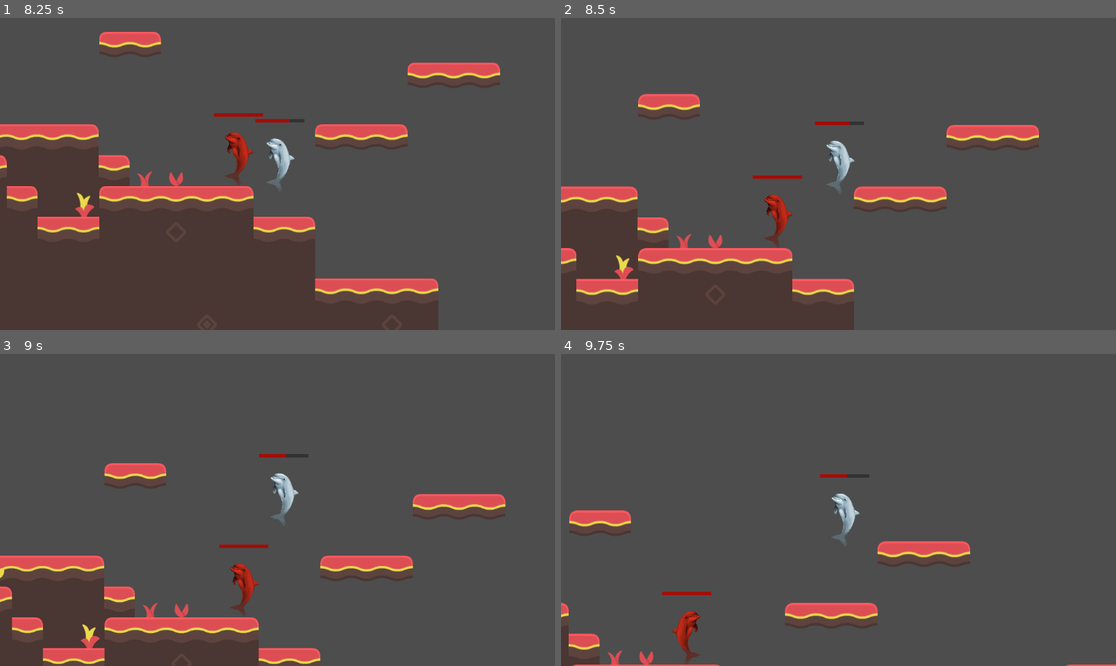
Above: before the commit, frames 1-4 (two rows, left to right).
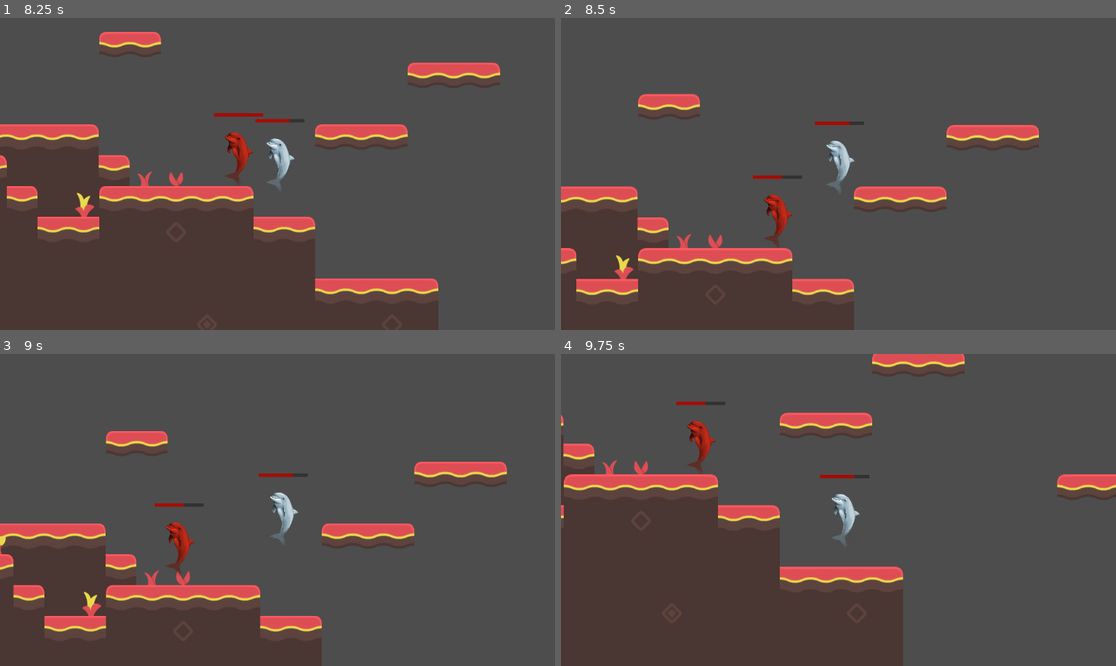
Above: after the commit, the same moments.

Repository: A-vd-E/Eget-spel
Game: Godot game, scene res://scenes/main.tscn
Same seed, same stepped clock (60 frames per second), same inputs: the game is played once before the commit and once after it.
Inputs (mouse positions are in pixels of both pictures, inside the frame that each line leads up to):
- Up to frame 1 (8.25 s): click (22, 58) at 0.52 s; type "12" at 0.6 s; click "Host" at 1.25 s; hold D (right) 2.03-3.53 s; tap X (attack, bound only before the commit) at 2.1, 3.05, 3.6, 4.55, 5.85, 7.35 s; tap Space (jump) at 2.27, 3.02, 4.52, 5.27, 6.02, 7.52 s; tap F (ranged_attack, bound only after the commit) at 2.3, 2.85, 3.8, 5.1, 6.6 s; hold A (left) 3.53-4.28 s; hold D (right) 4.28-5.78 s; tap C (dash) at 4.35, 8.1 s; hold A (left) 5.78-6.53 s; hold D (right) 6.53-7.28 s; hold A (left) from 7.28 s (still down)
- Up to frame 2 (8.5 s): keep holding A (left); tap Space (jump) at 8.27 s; tap F (ranged_attack, bound only after the commit) at 8.3 s
- Up to frame 3 (9 s): release A (left) at 8.78 s; hold D (right) from 8.78 s (still down); tap F (ranged_attack, bound only after the commit) at 8.85 s
- Up to frame 4 (9.75 s): keep holding D (right); tap Space (jump) at 9.02 s; tap X (attack, bound only before the commit) at 9.05, 9.6 s

Frame 1 is identical in both runs. In frame 2, less than 0.1% of the frame differs, in the area x 39-44%, y 50-52%; in frame 3, 15%; in frame 4, 31%, in the area x 0-100%, y 0-100%.

Commit message:
Added basic projectile hitbox. Fixes #15

Diff:
--- a/project.godot
+++ b/project.godot
@@ -54,9 +54,14 @@
 "events": [Object(InputEventKey,"resource_local_to_scene":false,"resource_name":"","device":-1,"window_id":0,"alt_press …(192 unchanged characters)…
 ]
 }
-attack={
+melee_attack={
 "deadzone": 0.2,
 "events": [Object(InputEventKey,"resource_local_to_scene":false,"resource_name":"","device":-1,"window_id":0,"alt_press …(192 unchanged characters)…
+]
+}
+ranged_attack={
+"deadzone": 0.2,
+"events": [Object(InputEventKey,"resource_local_to_scene":false,"resource_name":"","device":-1,"window_id":0,"alt_pressed":false,"shift_pressed":false,"ctrl_pressed":false,"meta_pressed":false,"pressed":false,"keycode":0,"physical_keycode":70,"key_label":0,"unicode":102,"location":0,"echo":false,"script":null)
 ]
 }
 
--- a/scenes/enemy.tscn
+++ b/scenes/enemy.tscn
@@ -1,10 +1,10 @@
 [gd_scene format=3 uid="uid://d00ua32coljuv"]
 
 [ext_resource type="Texture2D" uid="uid://cad7ienj21b1j" path="res://assets/images/player/Bertil.png" id="1_7p1mj"]
-[ext_resource type="Script" uid="uid://mi0qmve3nya0" path="res://scripts/enemy.gd" id="1_md0e3"]
-[ext_resource type="Script" uid="uid://ckfc668g0exx2" path="res://scripts/health.gd" id="4_ipns3"]
-[ext_resource type="Script" uid="uid://cjtnb7uxllscb" path="res://scripts/hurtbox.gd" id="5_8qclf"]
-[ext_resource type="Script" uid="uid://1h33nmi68q4j" path="res://scripts/health_bar.gd" id="6_w8i8w"]
+[ext_resource type="Script" uid="uid://mi0qmve3nya0" path="res://scripts/combat/enemy.gd" id="1_md0e3"]
+[ext_resource type="Script" uid="uid://ckfc668g0exx2" path="res://scripts/combat/health.gd" id="4_ipns3"]
+[ext_resource type="Script" uid="uid://cjtnb7uxllscb" path="res://scripts/combat/hurtbox.gd" id="5_8qclf"]
+[ext_resource type="Script" uid="uid://1h33nmi68q4j" path="res://scripts/combat/health_bar.gd" id="6_w8i8w"]
 
 [sub_resource type="SceneReplicationConfig" id="SceneReplicationConfig_tuyoq"]
 properties/0/path = NodePath(".:sync_position")
--- a/scenes/hitbox.tscn
+++ b/scenes/melee_hitbox.tscn
@@ -1,6 +1,6 @@
 [gd_scene format=3 uid="uid://dc7a3k21uhv4r"]
 
-[ext_resource type="Script" uid="uid://uuvfts4xgafh" path="res://scripts/hitbox.gd" id="1_0vdsg"]
+[ext_resource type="Script" uid="uid://cvjepin7io4jc" path="res://scripts/combat/attacking/melee_hitbox.gd" id="1_147gh"]
 
 [sub_resource type="CircleShape2D" id="CircleShape2D_0vdsg"]
 radius = 67.00746
@@ -10,8 +10,8 @@
 properties/0/spawn = true
 properties/0/replication_mode = 1
 
-[node name="Hitbox" type="Area2D" unique_id=2116740723]
-script = ExtResource("1_0vdsg")
+[node name="MeleeHitbox" type="Area2D" unique_id=2116740723]
+script = ExtResource("1_147gh")
 
 [node name="CollisionShape2D" type="CollisionShape2D" parent="." unique_id=1484465355]
 shape = SubResource("CircleShape2D_0vdsg")
--- a/scenes/player.tscn
+++ b/scenes/player.tscn
@@ -3,10 +3,10 @@
 [ext_resource type="Texture2D" uid="uid://cad7ienj21b1j" path="res://assets/images/player/Bertil.png" id="1_3vyb7"]
 [ext_resource type="Script" uid="uid://dsb0rr31kppk0" path="res://scripts/player_controller.gd" id="1_g2els"]
 [ext_resource type="Script" uid="uid://bfby10rmowabc" path="res://scripts/networking/input_multiplayer.gd" id="2_tuyoq"]
-[ext_resource type="Script" uid="uid://ckfc668g0exx2" path="res://scripts/health.gd" id="3_dqkch"]
-[ext_resource type="Script" uid="uid://1h33nmi68q4j" path="res://scripts/health_bar.gd" id="4_qlg0r"]
-[ext_resource type="Script" uid="uid://cjtnb7uxllscb" path="res://scripts/hurtbox.gd" id="4_tuyoq"]
-[ext_resource type="Script" uid="uid://csf0ypjefua5c" path="res://scripts/attack_ability.gd" id="7_fjrip"]
+[ext_resource type="Script" uid="uid://ckfc668g0exx2" path="res://scripts/combat/health.gd" id="3_dqkch"]
+[ext_resource type="Script" uid="uid://1h33nmi68q4j" path="res://scripts/combat/health_bar.gd" id="4_qlg0r"]
+[ext_resource type="Script" uid="uid://cjtnb7uxllscb" path="res://scripts/combat/hurtbox.gd" id="4_tuyoq"]
+[ext_resource type="Script" uid="uid://csf0ypjefua5c" path="res://scripts/combat/attacking/attack_ability.gd" id="7_fjrip"]
 
 [sub_resource type="SceneReplicationConfig" id="SceneReplicationConfig_tuyoq"]
 properties/0/path = NodePath(".:player_id")
--- /dev/null
+++ b/scenes/projectile_hitbox.tscn
@@ -0,0 +1,20 @@
+[gd_scene format=3 uid="uid://df0mg3qgt5xtb"]
+
+[ext_resource type="Script" uid="uid://dllknt1utxr3t" path="res://scripts/combat/attacking/projectile_hitbox.gd" id="1_k02ly"]
+
+[sub_resource type="CircleShape2D" id="CircleShape2D_0vdsg"]
+radius = 11.401754
+
+[sub_resource type="SceneReplicationConfig" id="SceneReplicationConfig_0vdsg"]
+properties/0/path = NodePath(".:global_position")
+properties/0/spawn = true
+properties/0/replication_mode = 1
+
+[node name="ProjectileHitbox" type="Area2D" unique_id=2116740723]
+script = ExtResource("1_k02ly")
+
+[node name="CollisionShape2D" type="CollisionShape2D" parent="." unique_id=1484465355]
+shape = SubResource("CircleShape2D_0vdsg")
+
+[node name="MultiplayerSynchronizer" type="MultiplayerSynchronizer" parent="." unique_id=1391329368]
+replication_config = SubResource("SceneReplicationConfig_0vdsg")
--- a/scripts/attack_ability.gd
+++ b/scripts/combat/attacking/attack_ability.gd
@@ -1,6 +1,7 @@
 extends Node2D
 
-const HitboxScene = preload("res://scenes/hitbox.tscn")
+const MeleeHitboxScene = preload("res://scenes/melee_hitbox.tscn")
+const ProjectileHitboxScene = preload("res://scenes/projectile_hitbox.tscn")
 
 # The spawnpoint for the hitbox MultiplayerSpawner
 @onready var hitbox_spawnpoint: Node2D = get_tree().current_scene.get_node("Hitboxes")
@@ -14,7 +15,7 @@
 
 func attack():
 	if can_attack:
-		var hitbox = HitboxScene.instantiate()
+		var hitbox = MeleeHitboxScene.instantiate()
 		hitbox_spawnpoint.add_child(hitbox)
 
 		var facing_direction = player.facing_direction
@@ -26,6 +27,16 @@
 		$attack_again_timer.start()
 
 
+func ranged_attack():
+	if can_attack:
+		var hitbox = ProjectileHitboxScene.instantiate()
+		hitbox_spawnpoint.add_child(hitbox)
 
+		var facing_direction = player.facing_direction
+		owner_node = get_parent()
+
+		hitbox.setup(20, 0.5, owner_node, facing_direction, base_knockback)
+		can_attack = false
+		$attack_again_timer.start()
 func _on_attack_again_timer_timeout() -> void:
 	can_attack = true
--- /dev/null
+++ b/scripts/combat/attacking/hitbox.gd
@@ -0,0 +1,44 @@
+class_name Hitbox
+extends Area2D
+
+@export var attacker_dmg: int
+@export var hitbox_lifetime: float
+
+var attacker: Node2D
+var hurtbox_owner
+var knockback_vector: Vector2
+
+@onready var collision_shape: CollisionShape2D = $CollisionShape2D
+
+
+# Assigns the hitbox scene objects with values. setup() is needed
+# since the object will be replicated with multiplayerSpawner,
+# which does not replicate runtime values like global_location - said GPT
+
+func _ready() -> void:
+	# Other objects won't detect it for collision
+	monitorable = false
+	area_entered.connect(_on_area_entered)
+
+
+func start_lifetime() -> void:
+	if hitbox_lifetime > 0.0:
+			await get_tree().create_timer(hitbox_lifetime).timeout
+			queue_free()
+
+func _on_area_entered(area: Area2D) -> void:
+
+	if not multiplayer.is_server():
+		return
+
+	# In order to only react to hurtboxes
+	if not area.has_method("receive_hit"):
+		return
+
+	hurtbox_owner = area.owner_id
+
+	# To prevent self damage
+	if hurtbox_owner == attacker.player_id:
+		return
+
+	area.receive_hit(attacker_dmg, knockback_vector, global_position)
--- /dev/null
+++ b/scripts/combat/attacking/melee_hitbox.gd
@@ -0,0 +1,23 @@
+class_name MeleeHitbox
+extends Hitbox
+
+
+var offset: Vector2 # How much the hitbox should be offset
+
+func setup(_attacker_dmg: int, _hitbox_lifetime: float, owner_node: Node2D, _offset: Vector2, _knockback: Vector2 = Vector2.ZERO) -> void:
+		attacker_dmg = _attacker_dmg
+		hitbox_lifetime = _hitbox_lifetime
+
+		attacker = owner_node
+		offset = _offset
+		knockback_vector = _knockback
+
+		global_position = attacker.global_position + offset
+
+		start_lifetime()
+
+
+func _physics_process(_delta):
+	# Makes the hitbox follow player position
+	if attacker:
+		global_position = attacker.global_position + offset
--- /dev/null
+++ b/scripts/combat/attacking/projectile_hitbox.gd
@@ -0,0 +1,23 @@
+class_name ProjectileHitbox
+extends Hitbox
+
+@export var speed: int = 600
+var velocity: int
+
+
+func setup(_attacker_dmg: int, _hitbox_lifetime: float, owner_node: Node2D, _direction: int, _knockback: Vector2 = Vector2.ZERO) -> void:
+		attacker_dmg = _attacker_dmg
+		hitbox_lifetime = _hitbox_lifetime
+		attacker = owner_node
+		knockback_vector = _knockback
+		global_position = attacker.global_position
+		velocity = speed * _direction
+		start_lifetime()
+
+
+func _physics_process(delta):
+	# Makes the hitbox follow player position
+	if not multiplayer.is_server():
+		return
+
+	global_position.x += velocity * delta
--- a/scripts/hitbox.gd
+++ /dev/null
@@ -1,66 +0,0 @@
-class_name Hitbox2
-extends Area2D
-
-@export var attacker_dmg: int
-@export var hitbox_lifetime: float
-
-# The hitbox need to follow a player around. If it stays where it
-# spawned, the player won't hit accurately if it attacks while moving.
-# If the hitbox was a child of player it would follow the player
-# automatically, but since it is replicated via MultiplayerSpawner
-# it can't be assigned as a child of the player in an easy way.
-# (or I couln't do it at least)
-var follow_target: Node2D # The player that spawns the hitbox,
- # Hitbox should be offset to left/right of the player center.
-var offset: Vector2 # How much the hitbox should be offset
-var hurtbox_owner
-var knockback_vector: Vector2
-
-@onready var collision_shape: CollisionShape2D = $CollisionShape2D
-
-
-# Assigns the hitbox scene objects with values. setup() is needed
-# since the object will be replicated with multiplayerSpawner,
-# which does not replicate runtime values like global_location - said GPT
-func setup(_attacker_dmg: int, _hitbox_lifetime: float, owner_node: Node2D, _offset: Vector2, _knockback: Vector2 = Vector2.ZERO) -> void:
-		attacker_dmg = _attacker_dmg
-		hitbox_lifetime = _hitbox_lifetime
-
-		follow_target = owner_node
-		offset = _offset
-		knockback_vector = _knockback
-
-		global_position = follow_target.global_position + offset
-
-		if hitbox_lifetime > 0.0:
-			await get_tree().create_timer(hitbox_lifetime).timeout
-			queue_free()
-
-func _physics_process(delta):
-	# Makes the hitbox follow player position
-	if follow_target:
-		global_position = follow_target.global_position + offset
-
-func _ready() -> void:
-	# Other objects won't detect it for collision
-	monitorable = false
-	area_entered.connect(_on_area_entered)
-
-
-
-func _on_area_entered(area: Area2D) -> void:
-
-	if not multiplayer.is_server():
-		return
-
-	# In order to only react to hurtboxes
-	if not area.has_method("receive_hit"):
-		return
-
-	hurtbox_owner = area.owner_id
-
-	# To prevent self damage
-	if hurtbox_owner == follow_target.player_id:
-		return
-
-	area.receive_hit(attacker_dmg, knockback_vector, global_position)
--- a/scripts/networking/input_multiplayer.gd
+++ b/scripts/networking/input_multiplayer.gd
@@ -27,9 +27,11 @@
 	if Input.is_action_just_pressed("dash"):
 		dash.rpc_id(1)
 
-	if Input.is_action_just_pressed("attack"):
-		attck.rpc_id(1)
+	if Input.is_action_just_pressed("melee_attack"):
+		melee_attack.rpc_id(1)
 
+	if Input.is_action_just_pressed("ranged_attack"):
+		ranged_attack.rpc_id(1)
 
 # RPC:s allow the clients to communicate input to the server
 # call_local as argument so the host (both client and server) can
@@ -53,9 +55,14 @@
 	if multiplayer.is_server():
 		player.do_dash = true
 @rpc("call_local", "any_peer")
-func attck():
+func melee_attack():
 	if multiplayer.is_server():
-		player.do_attack = true
+		player.do_melee_attack = true
+
+@rpc("call_local", "any_peer")
+func ranged_attack():
+	if multiplayer.is_server():
+		player.do_ranged_attack = true
 # To avoid "storing" a jump if jump button pressed mid-air
 func _on_jump_buffer_timer_timeout() -> void:
 	if multiplayer.is_server():
--- a/scripts/player_controller.gd
+++ b/scripts/player_controller.gd
@@ -27,7 +27,8 @@
 
 var do_jump := false # Tells player to jump, updated in InputSynchronizer
 var do_dash := false # Tells player to dash, updated in InputSynchronizer
-var do_attack := false # Tells player to attack, updated in InputSynchronizer
+var do_melee_attack := false # Tells player to attack, updated in InputSynchronizer
+var do_ranged_attack := false # Tells player to attack, updated in InputSynchronizer
 var dashing := false # To check if currently dashing
 var can_dash := true # Determines if you can dash, tied to timer
 
@@ -60,9 +61,13 @@
 		sync_position = global_position
 		sync_velocity = velocity
 
-		if do_attack:
+		if do_melee_attack:
 			attack_component.attack()
-			do_attack = false
+			do_melee_attack = false
+
+		if do_ranged_attack:
+			attack_component.ranged_attack()
+			do_ranged_attack = false
 	else:
 		_apply_network_movement(delta)
 
Binary file added: assets/images/Screenshot from 2026-04-28 13-41-57.png
Not shown, added: assets/images/Screenshot from 2026-04-28 13-41-57.png.import
Renamed: scripts/attack_ability.gd.uid -> scripts/combat/attacking/attack_ability.gd.uid
Renamed: scripts/hitbox.gd.uid -> scripts/combat/attacking/hitbox.gd.uid
Not shown, added: scripts/combat/attacking/melee_hitbox.gd.uid
Not shown, added: scripts/combat/attacking/projectile_hitbox.gd.uid
Renamed: scripts/enemy.gd -> scripts/combat/enemy.gd
Renamed: scripts/enemy.gd.uid -> scripts/combat/enemy.gd.uid
Renamed: scripts/health.gd -> scripts/combat/health.gd
Renamed: scripts/health.gd.uid -> scripts/combat/health.gd.uid
Renamed: scripts/health_bar.gd -> scripts/combat/health_bar.gd
Renamed: scripts/health_bar.gd.uid -> scripts/combat/health_bar.gd.uid
(and 2 more such lines)
